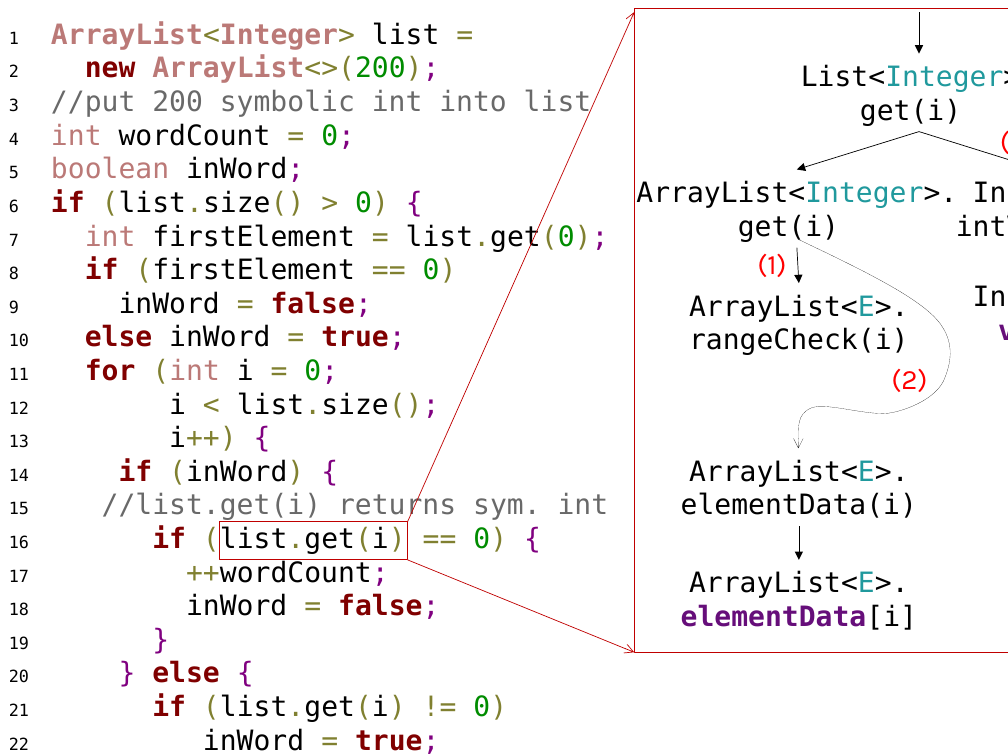
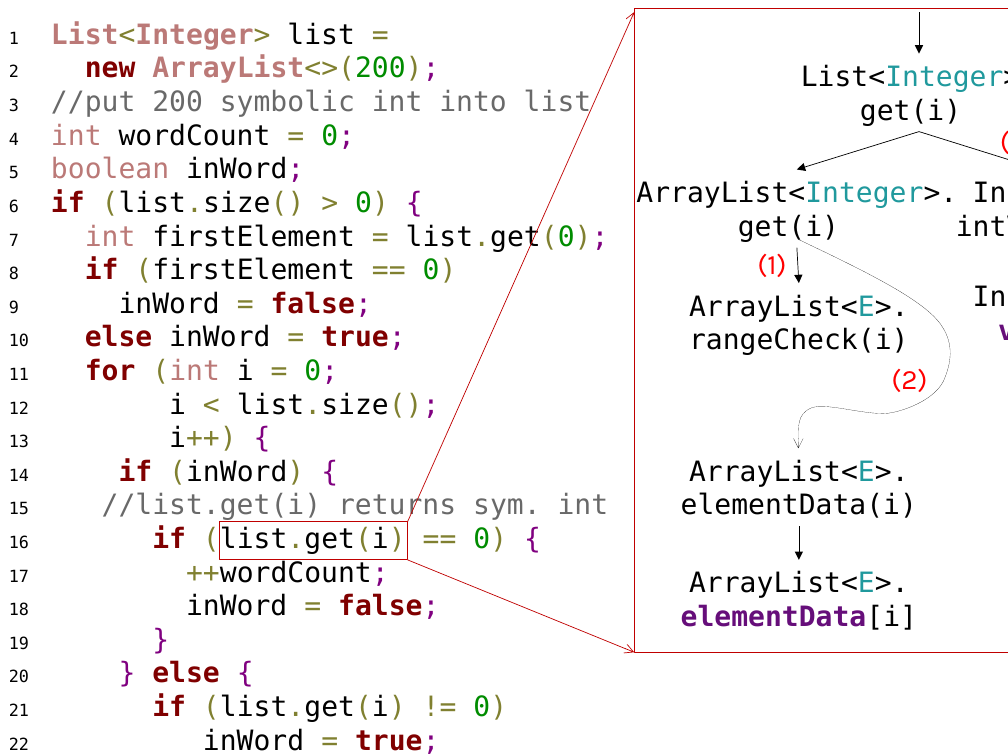
Before and after one commit to sohah/ISSTA-Veritesting, a slide deck: slide 4 of figures/Figures.pptx. Drawn at 1008x756 pixels with LibreOffice and Linux fonts; fonts in the diff are those of the drawing. Boxes give left, top, right and bottom in pixels: in the first picture for what was removed or moved away, otherwise in the second. Text is boxed around its words. In the diff, an @@ line names an element or a change of style, - is before the commit and + after.

```diff
--- a/figures/Figures.pptx
+++ b/figures/Figures.pptx
@@ text at (51,21,355,50): text changed @@
-1 ArrayList<Integer> list =
+1 List<Integer> list =
```
Also in this commit, not shown: 5 other files.
